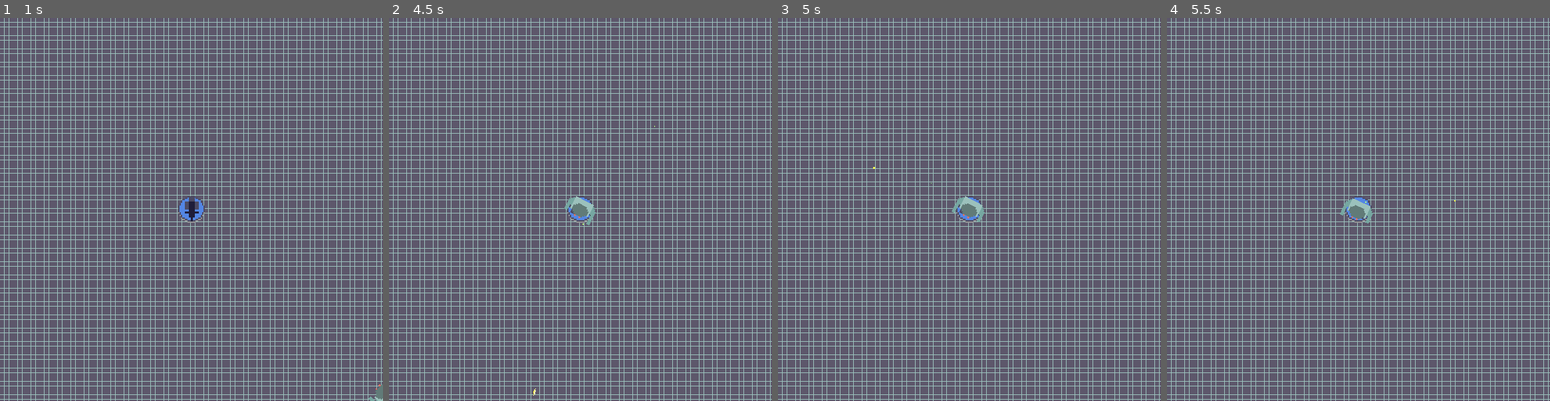
Above: before the commit, frames 1-4 (left to right).
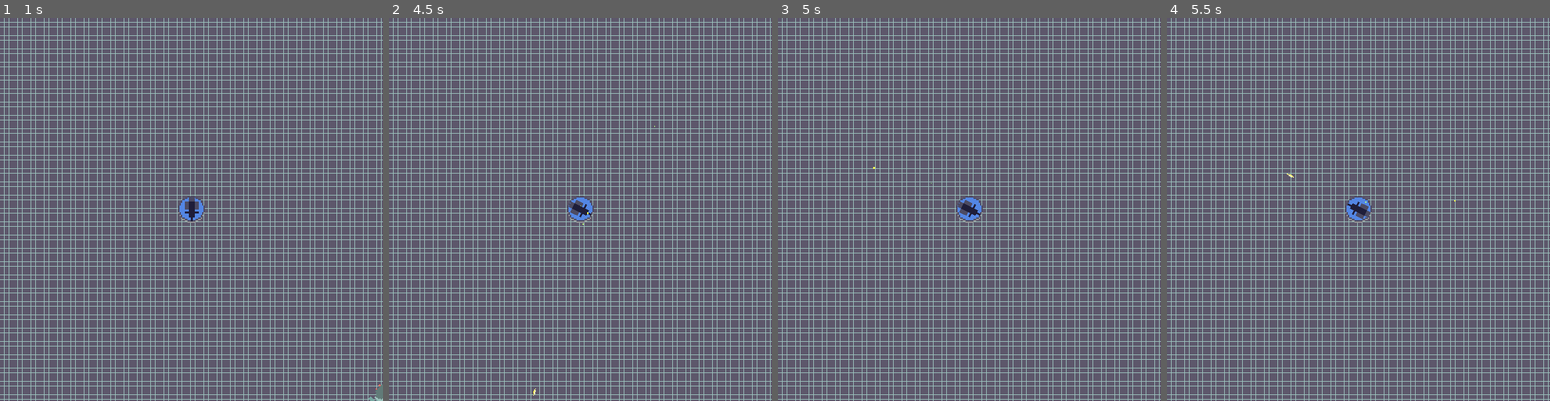
Above: after the commit, the same moments.

Repository: MARIUCHINAS/Turrets-Bluff
Game: Godot game, scene res://Scenes/main.tscn
Same seed, same stepped clock (60 frames per second), same inputs: the game is played once before the commit and once after it.
Inputs (mouse positions are in pixels of both pictures, inside the frame that each line leads up to):
- Up to frame 1 (1 s): click "Start Game" at 0.5 s
- Up to frame 2 (4.5 s): move the mouse to (664, 190) at 1.27 s; click (664, 190) at 1.35 s; move the mouse to (503, 228) at 2.02 s; click (503, 228) at 2.1 s; move the mouse to (618, 125) at 2.77 s; click (618, 125) at 2.85 s; move the mouse to (561, 286) at 3.52 s; click (561, 286) at 3.6 s; move the mouse to (695, 266) at 4.27 s; click (695, 266) at 4.35 s
- Up to frame 3 (5 s): no input
- Up to frame 4 (5.5 s): move the mouse to (1243, 152) at 5.02 s; click (1243, 152) at 5.1 s

Frame 1 is identical in both runs. In frame 2, 0.3% of the frame differs, in the area x 45-54%, y 46-55%; in frame 3, 0.3%; in frame 4, 0.3%, in the area x 31-54%, y 40-54%.

Commit message:
Better Collision Detection

Diff:
--- a/Scenes/main.tscn
+++ b/Scenes/main.tscn
@@ -47,5 +47,6 @@
 [node name="Zombie" parent="." instance=ExtResource("7_d2nnh")]
 position = Vector2(624, 608)
 
+[connection signal="area_entered" from="Pad" to="." method="_on_pad_area_entered"]
 [connection signal="game_started" from="HUD" to="." method="_on_hud_game_started"]
 [connection signal="game_started" from="HUD" to="Player" method="_on_hud_game_started"]
--- a/Scenes/pad.tscn
+++ b/Scenes/pad.tscn
@@ -1,5 +1,6 @@
-[gd_scene load_steps=5 format=3 uid="uid://d3w4eve4fraue"]
+[gd_scene load_steps=6 format=3 uid="uid://d3w4eve4fraue"]
 
+[ext_resource type="Script" path="res://Scripts/pad.gd" id="1_1x5gt"]
 [ext_resource type="Texture2D" uid="uid://d308p5f4nn0eh" path="res://Art/TurretBluffTileSet.png" id="1_deuvh"]
 
 [sub_resource type="AtlasTexture" id="AtlasTexture_kx6sh"]
@@ -25,6 +26,7 @@
 [sub_resource type="CircleShape2D" id="CircleShape2D_rumks"]
 
 [node name="Pad" type="Area2D"]
+script = ExtResource("1_1x5gt")
 
 [node name="AnimatedSprite2D" type="AnimatedSprite2D" parent="."]
 texture_filter = 1
--- a/Scenes/zombie.tscn
+++ b/Scenes/zombie.tscn
@@ -35,7 +35,7 @@
 
 [node name="AnimatedSprite2D" type="AnimatedSprite2D" parent="."]
 sprite_frames = SubResource("SpriteFrames_42okm")
-frame_progress = 0.512462
+frame_progress = 0.176579
 
 [node name="CollisionShape2D" type="CollisionShape2D" parent="."]
 shape = SubResource("CircleShape2D_qap2i")
--- a/Scripts/bullet.gd
+++ b/Scripts/bullet.gd
@@ -2,6 +2,8 @@
 
 @export var speed = 300
 @export var acceleration = 1
+
+var RealName = "Bullet"
 
 func _physics_process(delta):
 	speed += acceleration
@@ -9,7 +11,7 @@
 	var collision = move_and_collide(velocity * delta)
 
 	if collision:
-		if collision.get_collider().name == "Zombie":
+		if collision.get_collider().RealName == "Zombie":
 			$AnimatedSprite2D.hide()
-			await get_tree().create_timer(0.05).timeout
+			await get_tree().create_timer(0.1).timeout
 			queue_free()
--- a/Scripts/main.gd
+++ b/Scripts/main.gd
@@ -24,3 +24,8 @@
 
 func _on_hud_game_started():
 	GameInProgress = true
+
+
+func _on_pad_area_entered(area):
+	print(area.name)
+	print("pront")
--- a/Scripts/pad.gd
+++ b/Scripts/pad.gd
@@ -1,5 +1,6 @@
 extends Area2D
 
+var RealName = "Pad"
 
 # Called when the node enters the scene tree for the first time.
 func _ready():
--- a/Scripts/player.gd
+++ b/Scripts/player.gd
@@ -1,6 +1,8 @@
 extends CharacterBody2D
 
 var GameInProgress = false
+
+var RealName = "Player"
 
 func _ready():
 	pass
--- a/Scripts/zombie.gd
+++ b/Scripts/zombie.gd
@@ -2,6 +2,8 @@
 
 @export var speed = 50
 @export var acceleration = 0.5
+
+var RealName = "Zombie"
 
 func _physics_process(delta):
 
@@ -12,8 +14,7 @@
 	var collision = move_and_collide(velocity * delta)
 
 	if collision:
-		print(collision.get_collider().name)
-		if collision.get_collider().name == "Bullet":
+		if collision.get_collider().RealName == "Bullet":
 			queue_free()
 
 func _ready():
